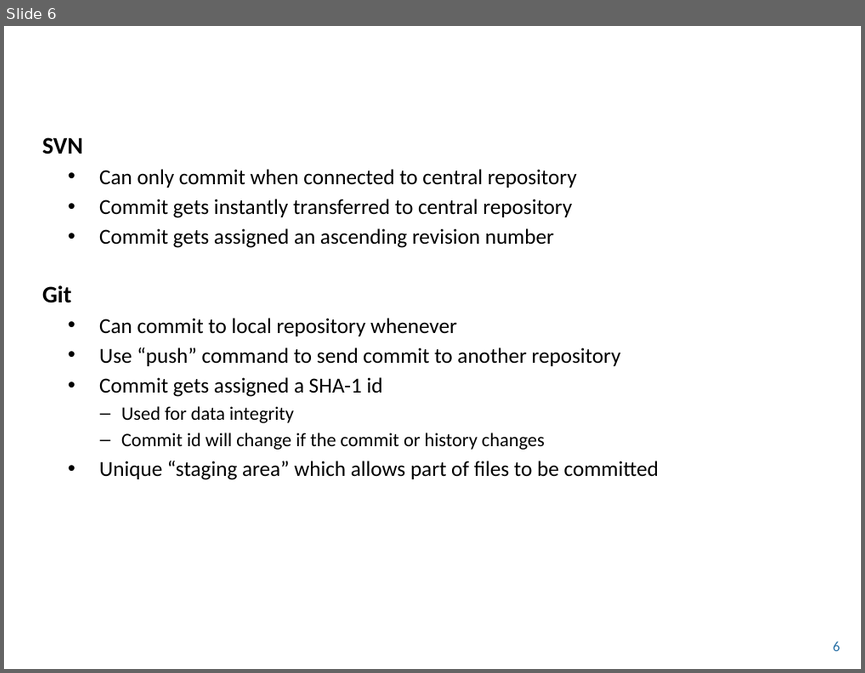
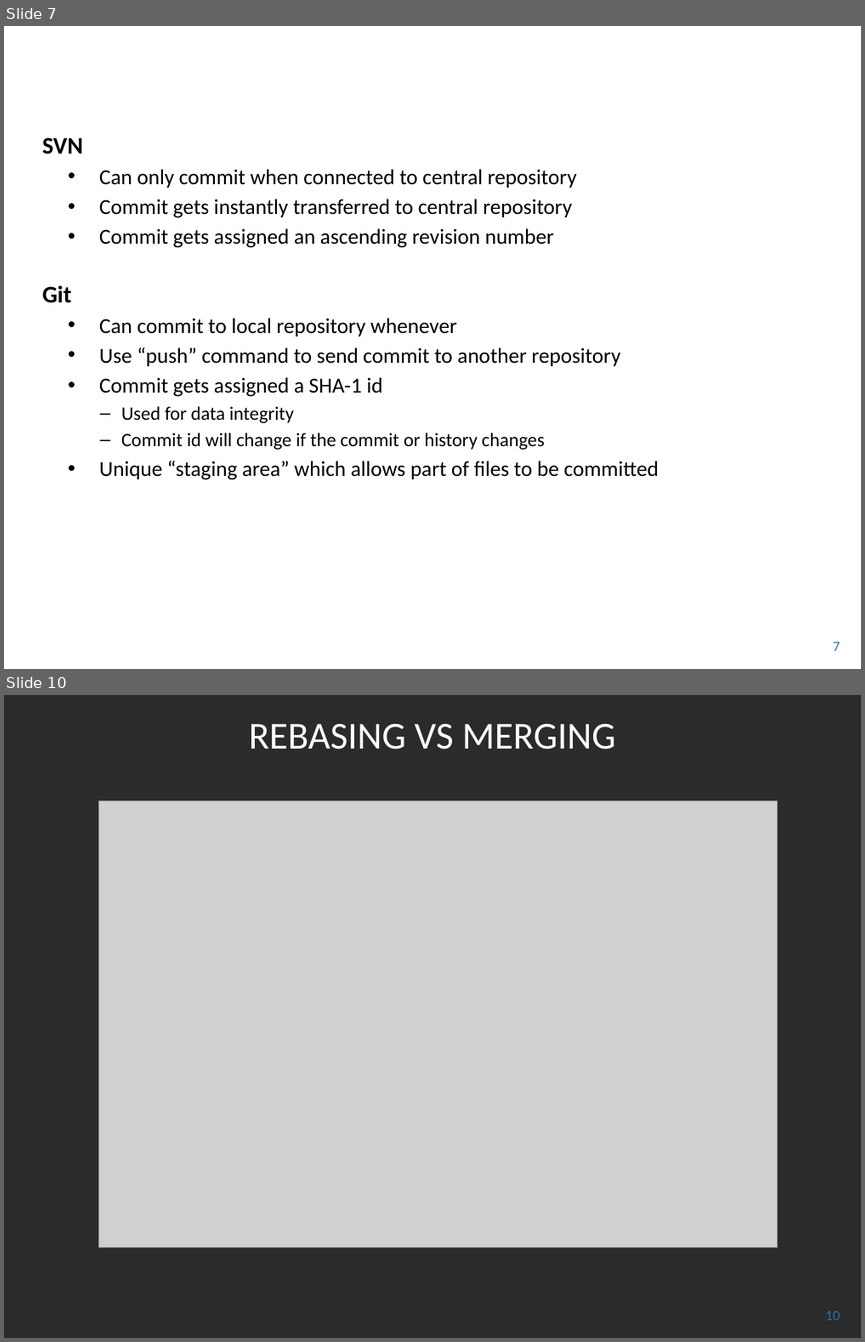
Before and after one commit to andy-kelsey/SESG-Demo, a slide deck: SESG – GIT.pptx. Shown one above the other, each under a label of ours: slide 6 before the commit, slides 7 and 10 after it; the slides between them are not shown. The pictures are 865x673 and 865x1342 pixels, drawn with LibreOffice and Linux fonts; fonts in the diff are those of the drawing; grey boxes stand for pictures; background and template pictures are left out; a plain dark background stands for a picture behind light text. Boxes give left, top, right and bottom in pixels: in the first picture for what was removed or moved away, otherwise in the second. Text is boxed around its words. In the diff, an @@ line names an element or a change of style, - is before the commit and + after.

```diff
--- a/SESG – GIT.pptx
+++ b/SESG – GIT.pptx
@@ slide 10 added at (4, 695, 861, 1338), background picture (left out) @@
@@ title added at (249, 724, 616, 749), 32 pt, text #FFFFFF @@
+REBASING VS MERGING
@@ picture added at (98, 801, 777, 1247) @@
@@ page number added at (825, 1310, 840, 1320), 12 pt, text #2A71A6 @@
+10
@@ what was slide 6 is now slide 7 @@
@@ page number at (833, 641, 840, 651): text changed @@
-6
+7
```
Also in this commit, not shown: 3 slides changed, 4 other slides added, 1 slide removed.
